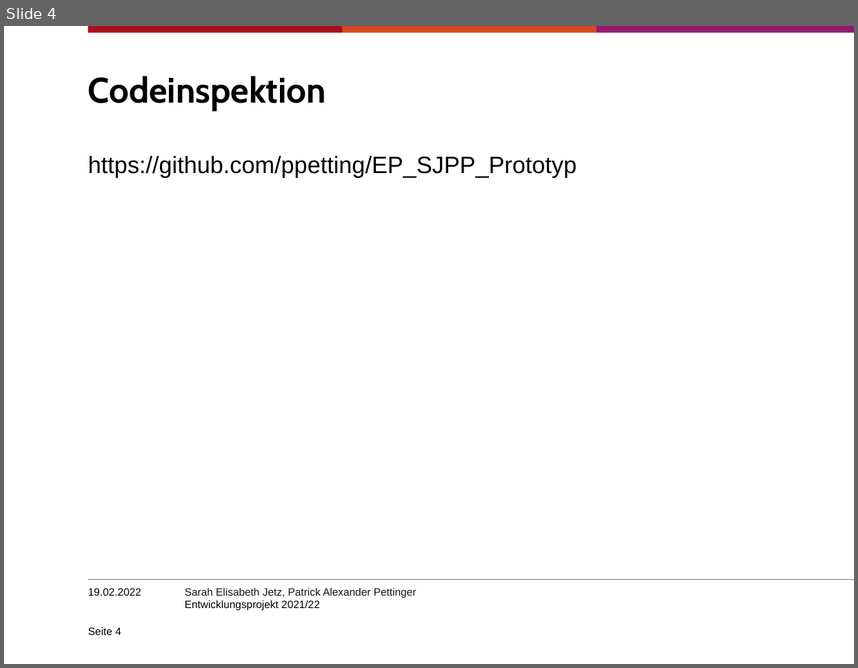
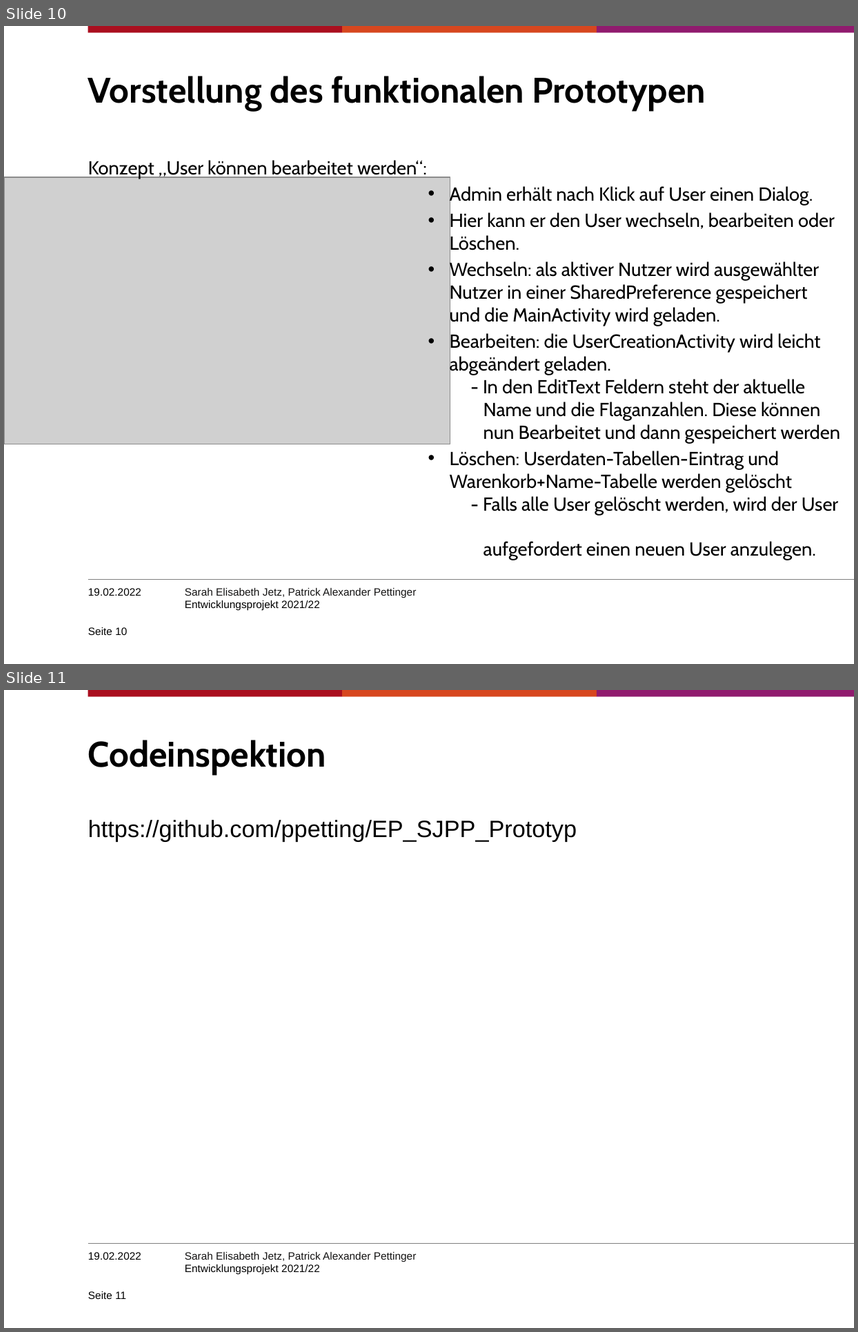
Before and after one commit to SJetz/EPWS2122JetzPettinger, a slide deck: Artefakte/Audit 4/Entwicklungsprojekt202122_PettingerJetz.pptx. Shown one above the other, each under a label of ours: slide 4 before the commit, slides 10 and 11 after it. The pictures are 858x668 and 858x1332 pixels, drawn with LibreOffice and Linux fonts; fonts in the diff are those of the drawing; grey boxes stand for pictures; background and template pictures are left out. Boxes give left, top, right and bottom in pixels: in the first picture for what was removed or moved away, otherwise in the second. Text is boxed around its words. In the diff, an @@ line names an element or a change of style, - is before the commit and + after.

```diff
--- a/Artefakte/Audit 4/Entwicklungsprojekt202122_PettingerJetz.pptx
+++ b/Artefakte/Audit 4/Entwicklungsprojekt202122_PettingerJetz.pptx
@@ slide 10 added at [4, 26, 854, 664], background #FFFFFF; not listed: 5 template elements that a slide beside it also shows @@
@@ title added at [88, 76, 706, 110], 30 pt, text #000000, bold @@
+Vorstellung des funktionalen Prototypen
@@ text added at [88, 160, 840, 559], 16 pt, text #000000 @@
+Konzept „User können bearbeitet werden“:
+                • Admin erhält nach Klick auf User einen Dialog.
+                • Hier kann er den User wechseln, bearbeiten oder Löschen.
+                • Wechseln: als aktiver Nutzer wird ausgewählter Nutzer in einer SharedPreference gespeichert und die MainActivity wird geladen.
+                • Bearbeiten: die UserCreationActivity wird leicht abgeändert geladen.
+                  - In den EditText Feldern steht der aktuelle
+                  Name und die Flaganzahlen. Diese können
+                  nun Bearbeitet und dann gespeichert werden
+                • Löschen: Userdaten-Tabellen-Eintrag und Warenkorb+Name-Tabelle werden gelöscht
+                  - Falls alle User gelöscht werden, wird der User
+                  aufgefordert einen neuen User anzulegen.
@@ picture added at [4, 177, 450, 444] @@
@@ text added at [88, 588, 141, 595], 9 pt, text #000000 @@
+19.02.2022
@@ page number added at [88, 626, 127, 635], 9 pt, text #000000 @@
+Seite 10
@@ what was slide 4 is now slide 11 @@
@@ page number at [88, 1290, 126, 1299]: text changed @@
-Seite 4
+Seite 11
```
Also in this commit, not shown: 2 slides changed, 6 other slides added.
